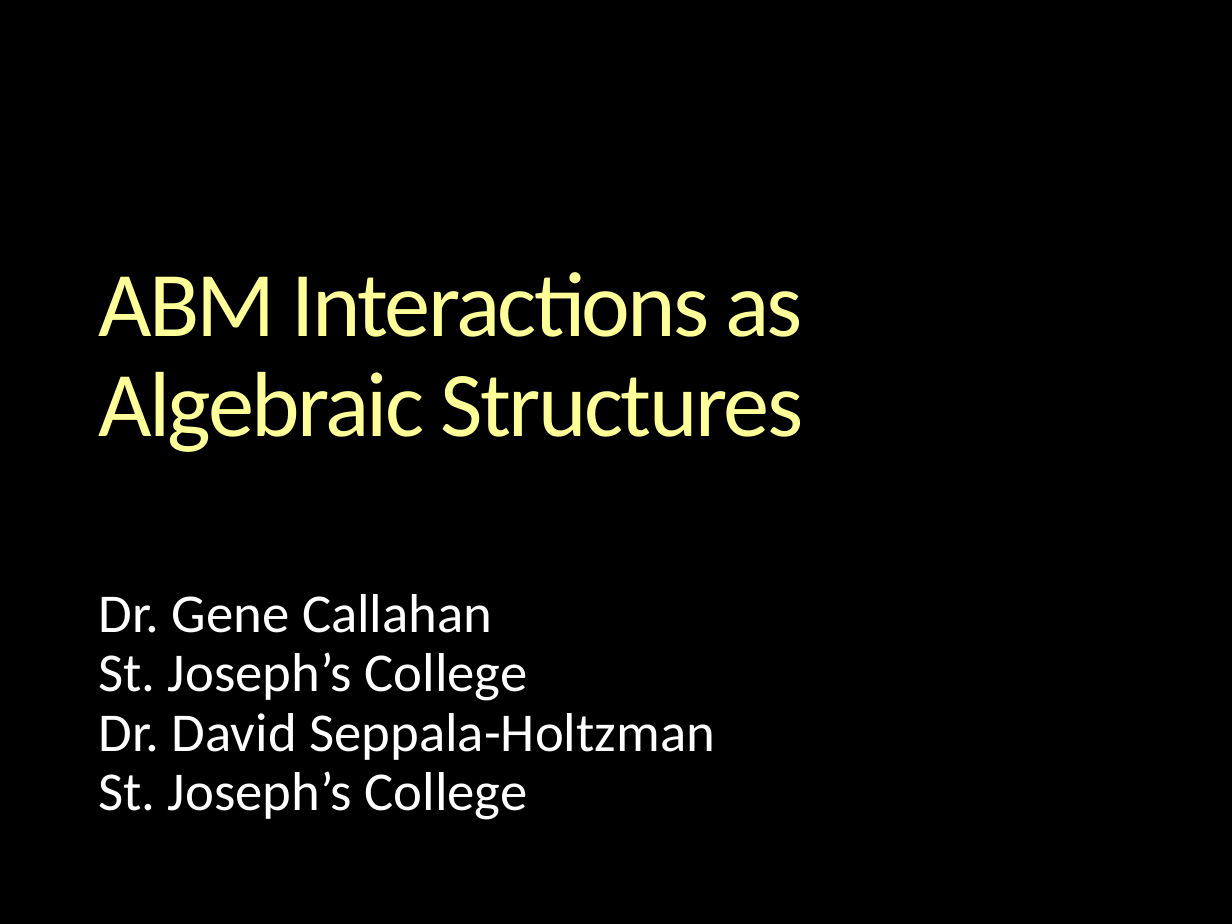
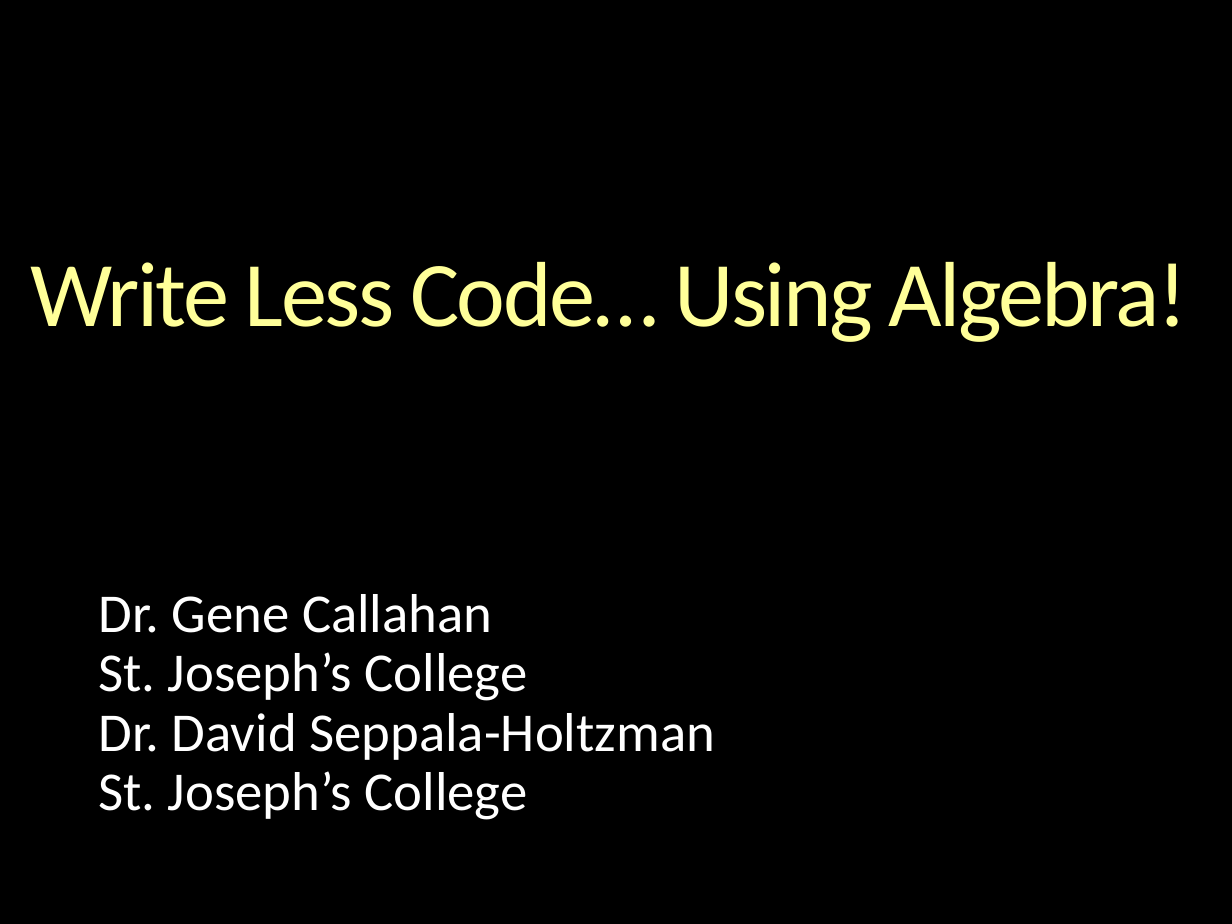
Before and after one commit to gcallah/indras_net, a slide deck: slide 1 of docs/ABMsAsAlgebraic.pptx. Drawn at 1232x924 pixels with LibreOffice and Linux fonts; fonts in the diff are those of the drawing; background and template pictures are left out. Boxes give left, top, right and bottom in pixels: in the first picture for what was removed or moved away, otherwise in the second. Text is boxed around its words. In the diff, an @@ line names an element or a change of style, - is before the commit and + after.

Commit message:
Updated Algebra and ABMs presentation.

```diff
--- a/docs/ABMsAsAlgebraic.pptx
+++ b/docs/ABMsAsAlgebraic.pptx
@@ title at (x1=31, y1=262, x2=1188, y2=342): text changed @@
-ABM Interactions as Algebraic Structures
+Write Less Code… Using Algebra!
```
Also in this commit, not shown: 2 other slides changed, 3 slides added.
